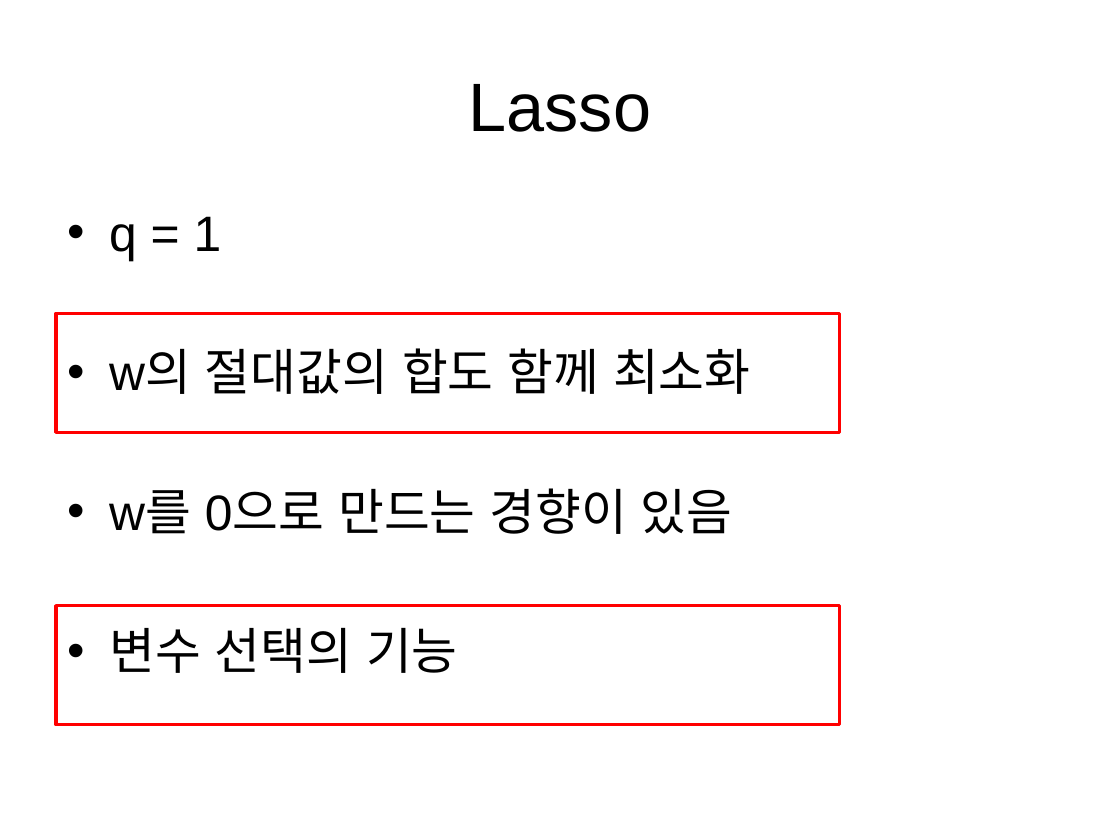
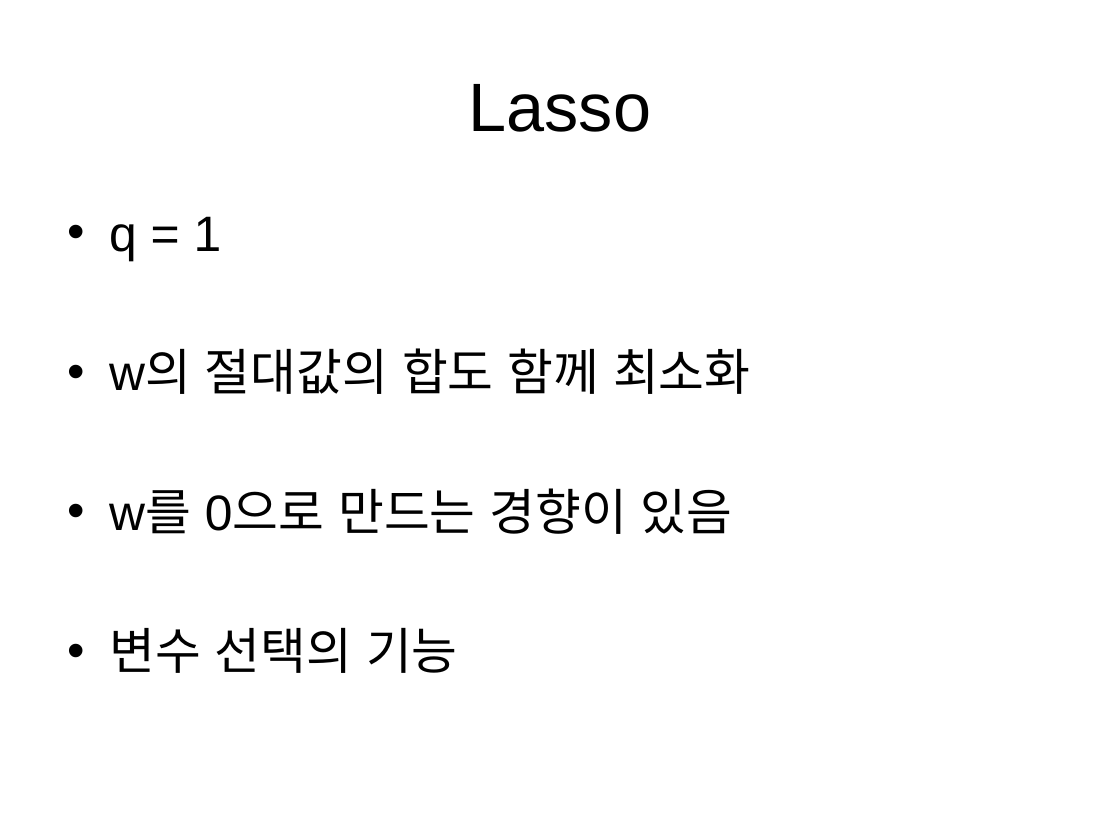
Before and after one commit to woosa7/PythonDataAnalytics, a slide deck: slide 12 of KMU/classfication.pptx. Drawn at 1120x840 pixels with LibreOffice and Linux fonts; fonts in the diff are those of the drawing. Boxes give left, top, right and bottom in pixels: in the first picture for what was removed or moved away, otherwise in the second. Text is boxed around its words. In the diff, an @@ line names an element or a change of style, - is before the commit and + after.

```diff
--- a/KMU/classfication.pptx
+++ b/KMU/classfication.pptx
@@ rectangle removed at <box>56,314,840,432</box> @@
@@ rectangle removed at <box>56,606,840,725</box> @@
```
Also in this commit, not shown: 1 other slide changed, 9 other files.
